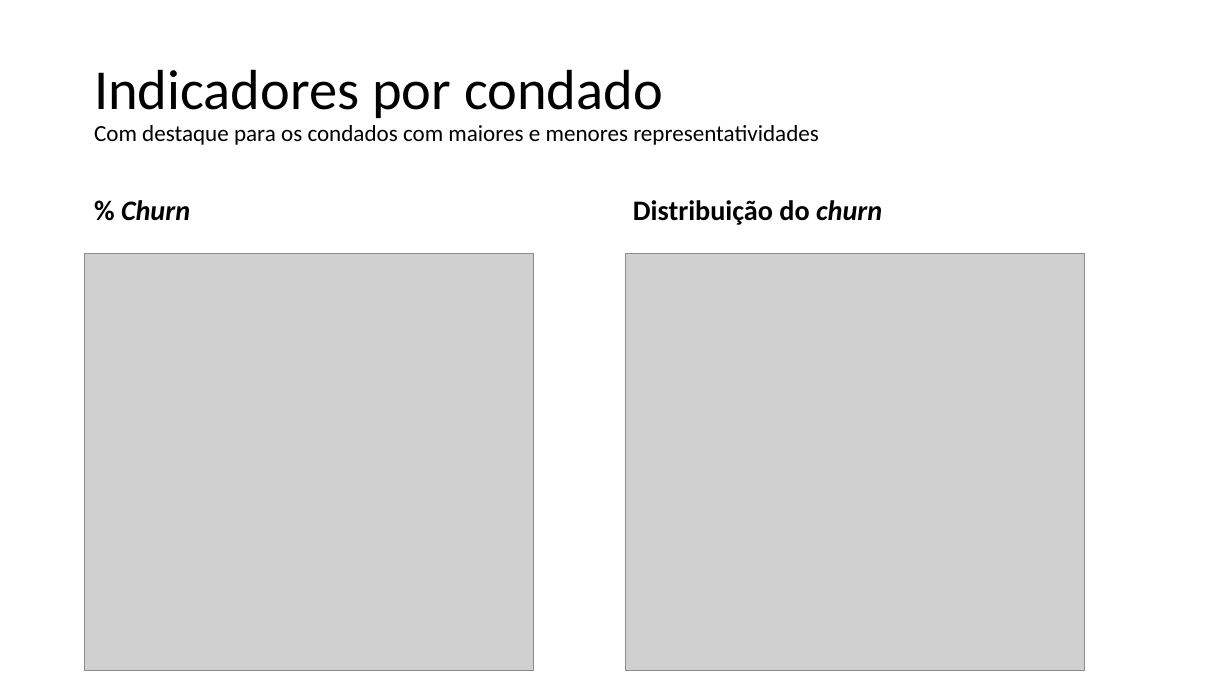
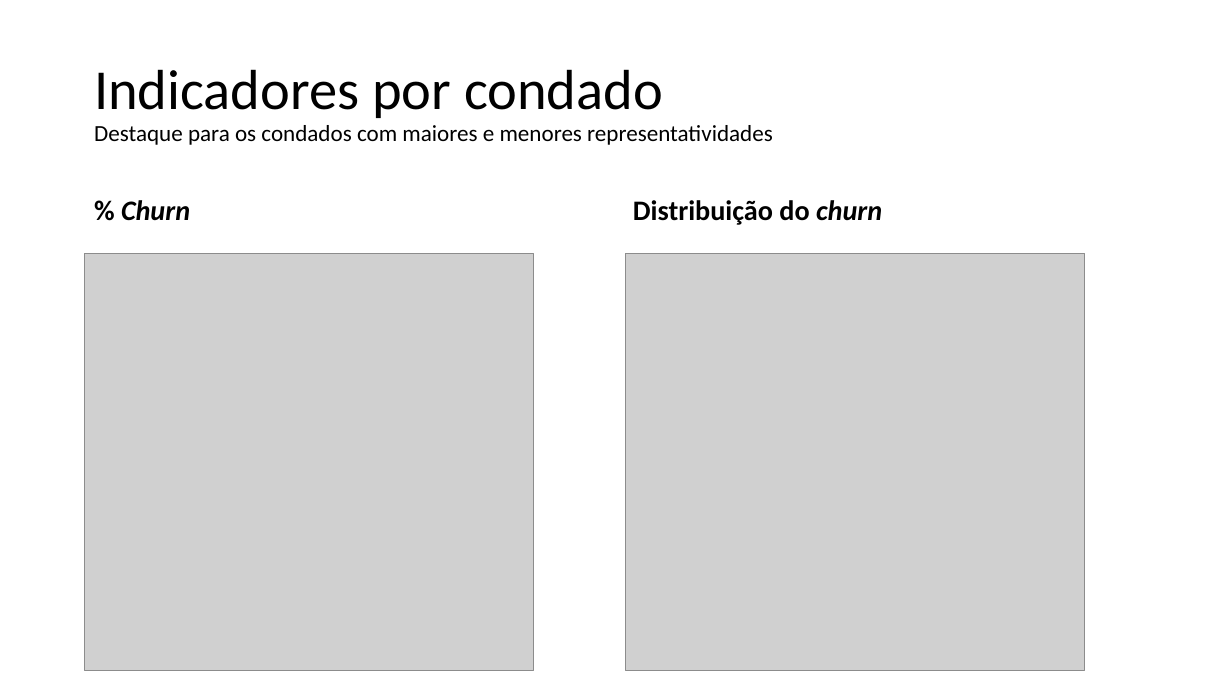
Before and after one commit to franzmonteiro/new_telco_churn, a slide deck: slide 11 of apresentacao.pptx (slide 12 before the commit). Drawn at 1232x693 pixels with LibreOffice and Linux fonts; fonts in the diff are those of the drawing; grey boxes stand for pictures; background and template pictures are left out. Boxes give left, top, right and bottom in pixels: in the first picture for what was removed or moved away, otherwise in the second. Text is boxed around its words. In the diff, an @@ line names an element or a change of style, - is before the commit and + after.

```diff
--- a/apresentacao.pptx
+++ b/apresentacao.pptx
@@ title at [94,69,773,145]: text changed @@
-Indicadores por condado
-Com destaque para os condados com maiores e menores representatividades
+Indicadores por condado
+Destaque para os condados com maiores e menores representatividades
```
Also in this commit, not shown: 7 other slides changed, 2 slides added, 2 slides removed.
